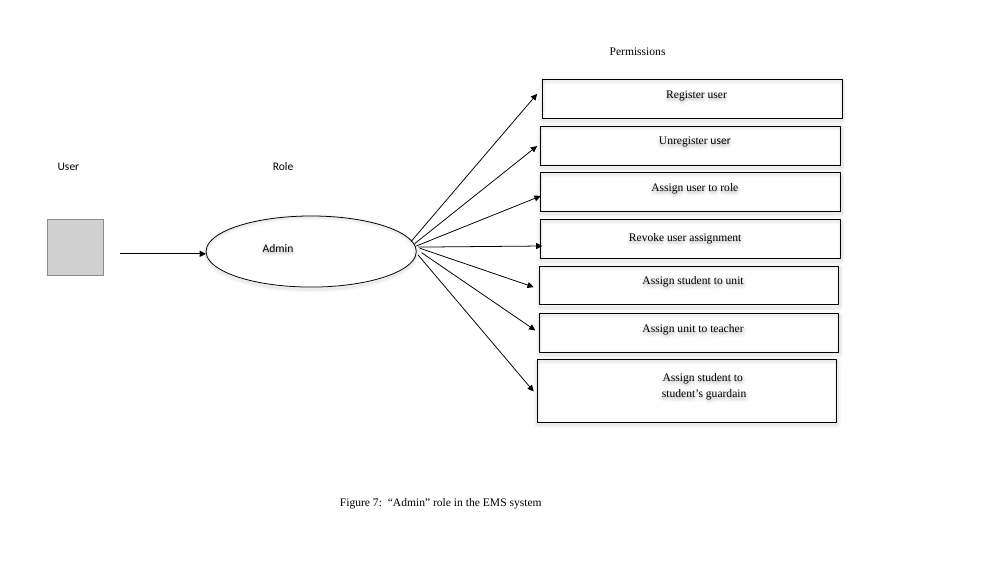
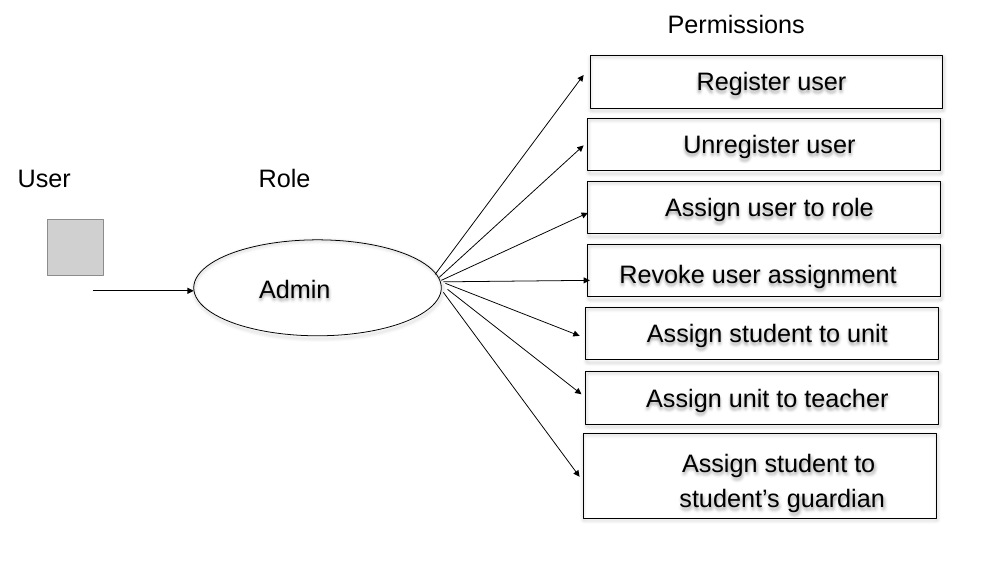
Before and after one commit to benjaminaziz/KAOS-B, a slide deck: slide 7 of Figures_Full Slides.pptx. Drawn at 1008x567 pixels with LibreOffice and Linux fonts; fonts in the diff are those of the drawing; grey boxes stand for pictures. Boxes give left, top, right and bottom in pixels: in the first picture for what was removed or moved away, otherwise in the second. Text is boxed around its words. In the diff, an @@ line names an element or a change of style, - is before the commit and + after.

```diff
--- a/Figures_Full Slides.pptx
+++ b/Figures_Full Slides.pptx
@@ text "Permissions": place and size @@
-text "Permissions" at <box>610,47,666,55</box>
+text "Permissions" at <box>668,14,805,34</box>
@@ rectangle: place and size @@
-rectangle at <box>543,79,842,118</box>
+rectangle at <box>590,55,943,107</box>
@@ text "Register user": place and size @@
-text "Register user" at <box>666,90,727,101</box>
+text "Register user" at <box>697,72,846,96</box>
@@ arrow moved from (411, 242) - (538, 94) to (436, 274) - (584, 75) @@
@@ rectangle: place and size @@
-rectangle at <box>541,126,840,165</box>
+rectangle at <box>588,119,941,171</box>
@@ arrow moved from (414, 243) - (537, 146) to (439, 278) - (584, 145) @@
@@ text "Unregister user": place and size @@
-text "Unregister user" at <box>659,136,730,147</box>
+text "Unregister user" at <box>683,134,855,159</box>
@@ text "Unregister user" at <box>683,134,855,159</box>: size 11 to 24 pt; font Times New Roman to Arial in "Unregister"; font Calibri to Arial in "user" @@
@@ text "User": place and size @@
-text "User" at <box>58,162,80,170</box>
+text "User" at <box>18,169,71,188</box>
@@ text "Role": place and size @@
-text "Role" at <box>273,162,294,170</box>
+text "Role" at <box>259,168,311,188</box>
@@ rectangle: place and size @@
-rectangle at <box>541,172,840,211</box>
+rectangle at <box>588,181,941,234</box>
@@ text "Assign user to role": place and size @@
-text "Assign user to role" at <box>651,183,738,194</box>
+text "Assign user to role" at <box>665,197,874,222</box>
@@ arrow moved from (417, 246) - (541, 196) to (442, 281) - (588, 213) @@
@@ ellipse: place and size @@
-ellipse at <box>206,216,417,287</box>
+ellipse at <box>194,240,442,336</box>
@@ size 11 to 24 pt, font Calibri to Arial in 3 elements at <box>259,168,311,188</box>, <box>18,169,71,188</box>, <box>259,279,330,299</box> @@
@@ text "Admin": place and size @@
-text "Admin" at <box>263,244,294,252</box>
+text "Admin" at <box>259,279,330,299</box>
@@ text "Revoke user assignment": place and size @@
-text "Revoke user assignment" at <box>629,233,741,244</box>
+text "Revoke user assignment" at <box>619,264,897,289</box>
@@ rectangle: place and size @@
-rectangle at <box>541,219,840,258</box>
+rectangle at <box>588,244,941,296</box>
@@ arrow moved from (120, 254) - (206, 254) to (93, 291) - (194, 291) @@
@@ arrow moved from (418, 247) - (543, 246) to (444, 282) - (590, 281) @@
@@ arrow moved from (418, 255) - (534, 392) to (444, 293) - (580, 477) @@
@@ arrow moved from (420, 248) - (534, 287) to (445, 284) - (580, 336) @@
@@ arrow moved from (422, 253) - (535, 330) to (448, 290) - (582, 395) @@
@@ rectangle: place and size @@
-rectangle at <box>539,266,839,305</box>
+rectangle at <box>586,308,939,360</box>
@@ text "Assign student to unit": place and size @@
-text "Assign student to unit" at <box>642,276,744,287</box>
+text "Assign student to unit" at <box>647,323,888,348</box>
@@ rectangle: place and size @@
-rectangle at <box>539,314,839,352</box>
+rectangle at <box>586,372,939,424</box>
@@ size 11 to 24 pt, font Times New Roman to Arial in 6 elements at <box>665,197,874,222</box>, <box>697,72,846,96</box>, <box>619,264,897,289</box>, <box>668,14,805,34</box>, <box>647,323,888,348</box>, <box>646,388,888,412</box> @@
@@ text "Assign unit to teacher": place and size @@
-text "Assign unit to teacher" at <box>642,324,743,335</box>
+text "Assign unit to teacher" at <box>646,388,888,412</box>
@@ text "Assign student to": place and size @@
-text "Assign student to" at <box>662,373,746,400</box>
+text "Assign student to" at <box>679,453,885,513</box>
@@ rectangle: place and size @@
-rectangle at <box>538,359,837,423</box>
+rectangle at <box>584,433,937,519</box>
@@ text at <box>682,453,875,478</box>: size 11 to 24 pt, font Times New Roman to Arial in "Assign student to" @@
@@ text removed at <box>340,498,542,509</box> @@
-Figure 7: “Admin” role in the EMS system
@@ text at <box>679,489,885,513</box>: text changed; size 11 to 24 pt; font Times New Roman to Arial @@
-student’s guardain
+student’s guardian
```
Also in this commit, not shown: 6 other slides changed, 1 slide removed, 26 other files.
